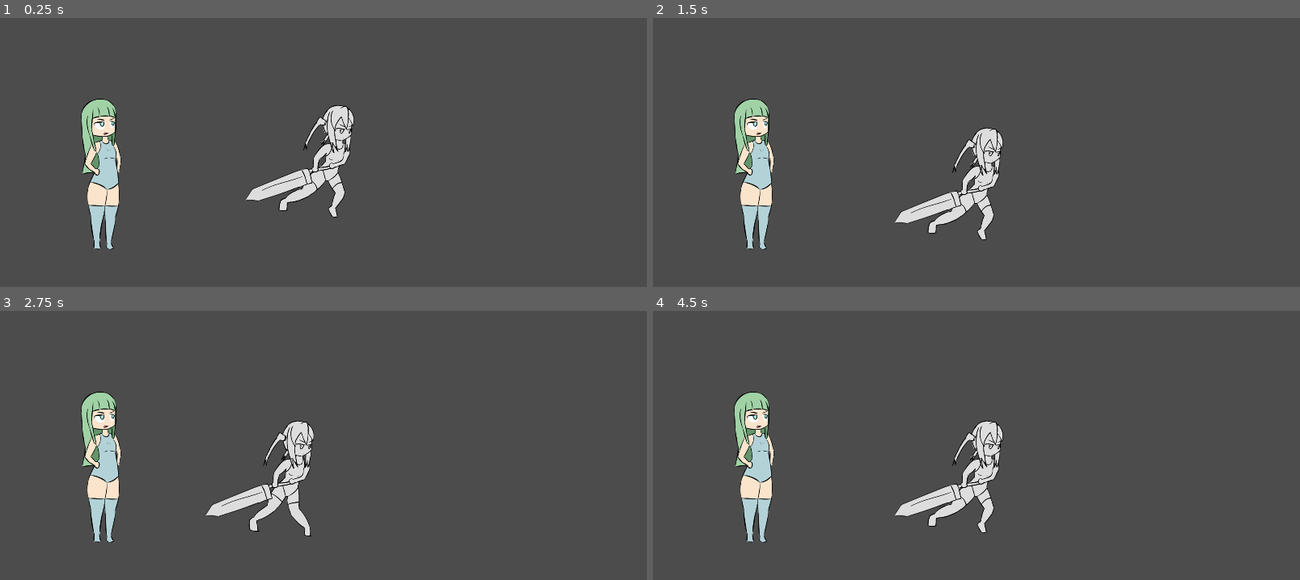
Above: before the commit, frames 1-4 (two rows, left to right).
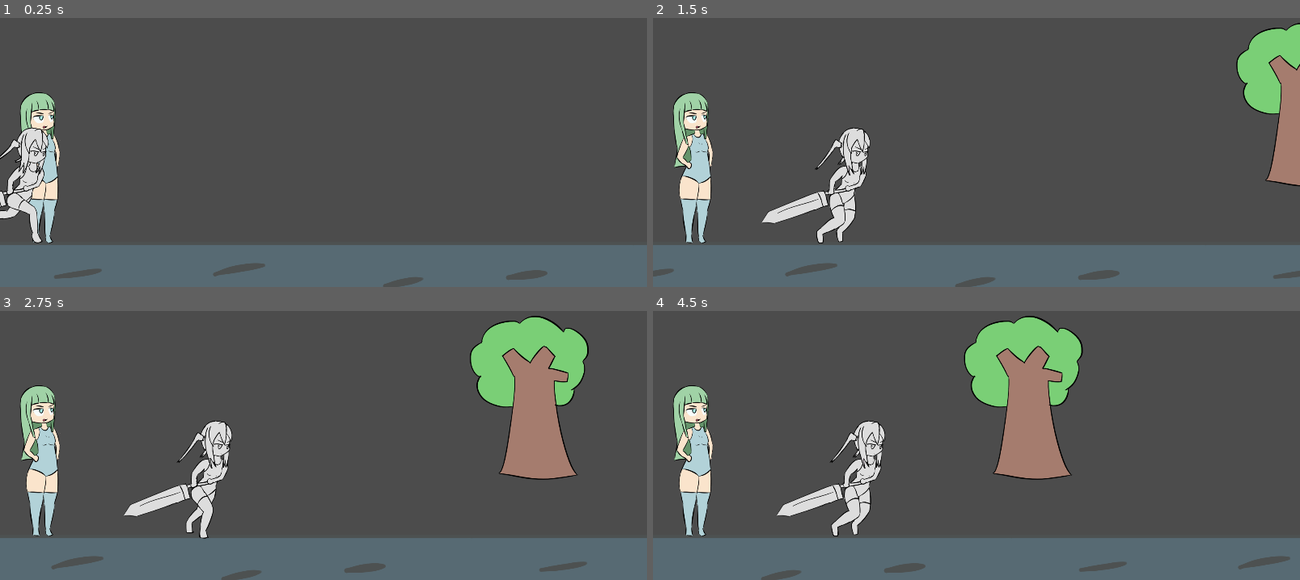
Above: after the commit, the same moments.

Repository: BeatMil/AnimuJump2
Game: Godot game, scene res://scenes/Forest.tscn
Two runs of this game, one before a commit and one after it. Both use one fixed random seed, a clock stepped at 60 frames per second and the inputs below.
Inputs:
- Up to frame 1 (0.25 s): no input
- Up to frame 2 (1.5 s): no input
- Up to frame 3 (2.75 s): no input
- Up to frame 4 (4.5 s): no input

The runs differ from the first frame. In frame 1, 23% of the frame differs, in the area x 0-100%, y 27-100%; in frame 2, 28%; in frame 3, 32%; in frame 4, 32%, in the area x 0-100%, y 1-100%.

Commit message:
Add ground and background (in progress)

Diff:
--- /dev/null
+++ b/Nodes/Tree.tscn
@@ -0,0 +1,47 @@
+[gd_scene load_steps=4 format=2]
+
+[ext_resource path="res://media/sprites/tree.png" type="Texture" id=1]
+
+[sub_resource type="Animation" id=4]
+length = 0.001
+tracks/0/type = "value"
+tracks/0/path = NodePath(".:position")
+tracks/0/interp = 1
+tracks/0/loop_wrap = true
+tracks/0/imported = false
+tracks/0/enabled = true
+tracks/0/keys = {
+"times": PoolRealArray( 0 ),
+"transitions": PoolRealArray( 1 ),
+"update": 0,
+"values": [ Vector2( 1628, -214 ) ]
+}
+
+[sub_resource type="Animation" id=5]
+resource_name = "tree_background_move"
+length = 10.0
+loop = true
+tracks/0/type = "value"
+tracks/0/path = NodePath(".:position")
+tracks/0/interp = 1
+tracks/0/loop_wrap = true
+tracks/0/imported = false
+tracks/0/enabled = true
+tracks/0/keys = {
+"times": PoolRealArray( 0, 10 ),
+"transitions": PoolRealArray( 1, 1 ),
+"update": 0,
+"values": [ Vector2( 1628, -214 ), Vector2( -1066, -214 ) ]
+}
+
+[node name="Tree" type="Node2D"]
+position = Vector2( 696, 765 )
+
+[node name="Tree" type="Sprite" parent="."]
+position = Vector2( 1628, -214 )
+texture = ExtResource( 1 )
+
+[node name="AnimationPlayer" type="AnimationPlayer" parent="Tree"]
+autoplay = "tree_background_move"
+anims/RESET = SubResource( 4 )
+anims/tree_background_move = SubResource( 5 )
--- a/project.godot
+++ b/project.godot
@@ -12,7 +12,7 @@
 
 config/name="animuJump2"
 run/main_scene="res://scenes/Forest.tscn"
-config/icon="res://icon.png"
+config/icon="res://media/animu_run_icon.png"
 
 [autoload]
 
--- a/scenes/Forest.tscn
+++ b/scenes/Forest.tscn
@@ -1,8 +1,42 @@
-[gd_scene load_steps=6 format=2]
+[gd_scene load_steps=12 format=2]
 
 [ext_resource path="res://media/sprites/kaisouko_look.png" type="Texture" id=1]
-[ext_resource path="res://media/sprites/Spritesheet.png" type="Texture" id=2]
+[ext_resource path="res://media/sprites/chiichan_run.png" type="Texture" id=2]
 [ext_resource path="res://scripts/Boukengo.gd" type="Script" id=3]
+[ext_resource path="res://Nodes/Tree.tscn" type="PackedScene" id=4]
+[ext_resource path="res://media/sprites/ground.png" type="Texture" id=5]
+
+[sub_resource type="Animation" id=4]
+length = 0.001
+tracks/0/type = "value"
+tracks/0/path = NodePath(".:position")
+tracks/0/interp = 1
+tracks/0/loop_wrap = true
+tracks/0/imported = false
+tracks/0/enabled = true
+tracks/0/keys = {
+"times": PoolRealArray( 0 ),
+"transitions": PoolRealArray( 1 ),
+"update": 0,
+"values": [ Vector2( 1895, 1074 ) ]
+}
+
+[sub_resource type="Animation" id=5]
+resource_name = "ground_background_move"
+length = 10.0
+loop = true
+tracks/0/type = "value"
+tracks/0/path = NodePath(".:position")
+tracks/0/interp = 1
+tracks/0/loop_wrap = true
+tracks/0/imported = false
+tracks/0/enabled = true
+tracks/0/keys = {
+"times": PoolRealArray( 0, 10 ),
+"transitions": PoolRealArray( 1, 1 ),
+"update": 0,
+"values": [ Vector2( 1920, 1074 ), Vector2( 0, 1074 ) ]
+}
 
 [sub_resource type="Animation" id=1]
 length = 0.001
@@ -43,8 +77,9 @@
 "values": [ 0 ]
 }
 
-[sub_resource type="Animation" id=2]
+[sub_resource type="Animation" id=3]
 resource_name = "hopping"
+length = 0.4
 loop = true
 tracks/0/type = "value"
 tracks/0/path = NodePath(".:position")
@@ -53,10 +88,10 @@
 tracks/0/imported = false
 tracks/0/enabled = true
 tracks/0/keys = {
-"times": PoolRealArray( 0, 0.2, 0.3, 0.5 ),
-"transitions": PoolRealArray( 0.5, 1, 1, 1 ),
-"update": 0,
-"values": [ Vector2( 0, 0 ), Vector2( 226, -72 ), Vector2( 226, -62 ), Vector2( 214, 0 ) ]
+"times": PoolRealArray( 0, 0.1, 0.2, 0.3 ),
+"transitions": PoolRealArray( 0.5, 1, 0.5, 1 ),
+"update": 0,
+"values": [ Vector2( 0, 0 ), Vector2( 0, -6 ), Vector2( 0, 0 ), Vector2( 0, -6 ) ]
 }
 tracks/1/type = "value"
 tracks/1/path = NodePath(".:frame")
@@ -65,31 +100,115 @@
 tracks/1/imported = false
 tracks/1/enabled = true
 tracks/1/keys = {
-"times": PoolRealArray( 0, 0.5 ),
-"transitions": PoolRealArray( 1, 1 ),
+"times": PoolRealArray( 0, 0.1, 0.2, 0.3 ),
+"transitions": PoolRealArray( 1, 1, 1, 1 ),
 "update": 1,
-"values": [ 1, 0 ]
+"values": [ 0, 1, 2, 3 ]
+}
+
+[sub_resource type="Animation" id=6]
+length = 0.001
+tracks/0/type = "value"
+tracks/0/path = NodePath(".:offset")
+tracks/0/interp = 1
+tracks/0/loop_wrap = true
+tracks/0/imported = false
+tracks/0/enabled = true
+tracks/0/keys = {
+"times": PoolRealArray( 0 ),
+"transitions": PoolRealArray( 1 ),
+"update": 0,
+"values": [ Vector2( 0, 0 ) ]
+}
+tracks/1/type = "value"
+tracks/1/path = NodePath(".:position")
+tracks/1/interp = 1
+tracks/1/loop_wrap = true
+tracks/1/imported = false
+tracks/1/enabled = true
+tracks/1/keys = {
+"times": PoolRealArray( 0 ),
+"transitions": PoolRealArray( 1 ),
+"update": 0,
+"values": [ Vector2( 0, 0 ) ]
+}
+tracks/2/type = "value"
+tracks/2/path = NodePath(".:frame")
+tracks/2/interp = 1
+tracks/2/loop_wrap = true
+tracks/2/imported = false
+tracks/2/enabled = true
+tracks/2/keys = {
+"times": PoolRealArray( 0 ),
+"transitions": PoolRealArray( 1 ),
+"update": 0,
+"values": [ 0 ]
+}
+tracks/3/type = "value"
+tracks/3/path = NodePath("..:position")
+tracks/3/interp = 1
+tracks/3/loop_wrap = true
+tracks/3/imported = false
+tracks/3/enabled = true
+tracks/3/keys = {
+"times": PoolRealArray( 0 ),
+"transitions": PoolRealArray( 1 ),
+"update": 0,
+"values": [ Vector2( 696, 765 ) ]
+}
+
+[sub_resource type="Animation" id=7]
+resource_name = "intro"
+length = 2.0
+tracks/0/type = "value"
+tracks/0/path = NodePath("..:position")
+tracks/0/interp = 1
+tracks/0/loop_wrap = true
+tracks/0/imported = false
+tracks/0/enabled = true
+tracks/0/keys = {
+"times": PoolRealArray( 0, 2 ),
+"transitions": PoolRealArray( 0.5, 1 ),
+"update": 0,
+"values": [ Vector2( -153, 765 ), Vector2( 560, 765 ) ]
 }
 
 [node name="Forest" type="Node2D"]
-
-[node name="KaisoukoLook" type="Sprite" parent="."]
-position = Vector2( 304, 732 )
-texture = ExtResource( 1 )
 
 [node name="Camera2D" type="Camera2D" parent="."]
 anchor_mode = 0
 current = true
 
+[node name="Tree" parent="." instance=ExtResource( 4 )]
+
+[node name="Ground" type="Sprite" parent="."]
+position = Vector2( 1895, 1074 )
+texture = ExtResource( 5 )
+
+[node name="AnimationPlayer" type="AnimationPlayer" parent="Ground"]
+autoplay = "ground_background_move"
+anims/RESET = SubResource( 4 )
+anims/ground_background_move = SubResource( 5 )
+
+[node name="KaisoukoLook" type="Sprite" parent="."]
+position = Vector2( 123, 713 )
+texture = ExtResource( 1 )
+
 [node name="Boukengo" type="Node2D" parent="."]
 position = Vector2( 696, 765 )
 script = ExtResource( 3 )
 
 [node name="Spritesheet" type="Sprite" parent="Boukengo"]
 texture = ExtResource( 2 )
-hframes = 2
+hframes = 4
 
 [node name="AnimationPlayer" type="AnimationPlayer" parent="Boukengo"]
 root_node = NodePath("../Spritesheet")
 anims/RESET = SubResource( 1 )
-anims/hopping = SubResource( 2 )
+anims/hopping = SubResource( 3 )
+
+[node name="AnimationPlayer2" type="AnimationPlayer" parent="Boukengo"]
+root_node = NodePath("../Spritesheet")
+autoplay = "intro"
+anims/RESET = SubResource( 6 )
+anims/intro = SubResource( 7 )
--- a/scripts/Boukengo.gd
+++ b/scripts/Boukengo.gd
@@ -2,5 +2,5 @@
 
 
 func _ready():
-	$AnimationPlayer.play("hopping")
+	$AnimationPlayer.play("hopping", -1 , 0.8)
 	pass # Replace with function body.
Binary file added: media/animu_run_icon.png
Not shown, added: media/animu_run_icon.png.import
Binary file added: media/sprites/chiichan_run.png
Not shown, added: media/sprites/chiichan_run.png.import
Binary file added: media/sprites/ground.png
Not shown, added: media/sprites/ground.png.import
Binary file added: media/sprites/tree.png
Not shown, added: media/sprites/tree.png.import
